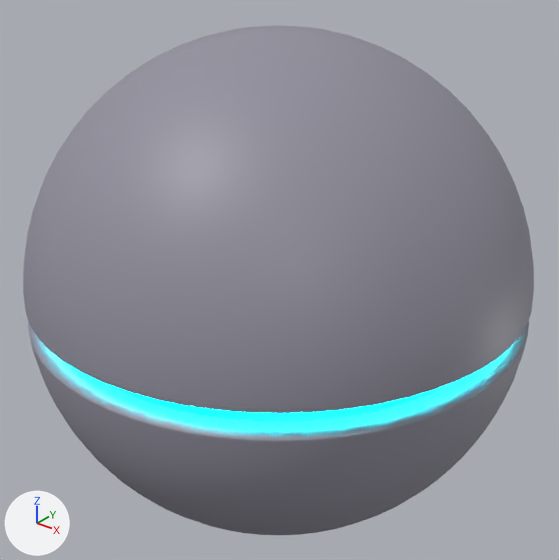
Two versions of the OBJ model assets/models/ball_meshes/neon_blue.obj, one commit apart.
Before and after are seen from a 50 mm camera at (0.903, -1.125, 0.699) aimed at (0.001, 0.001, 0.0). Every picture has the same lights, and +X, +Y and +Z are marked at lower left. Where no turn or scale is listed for an object, it has been applied to the vertices.
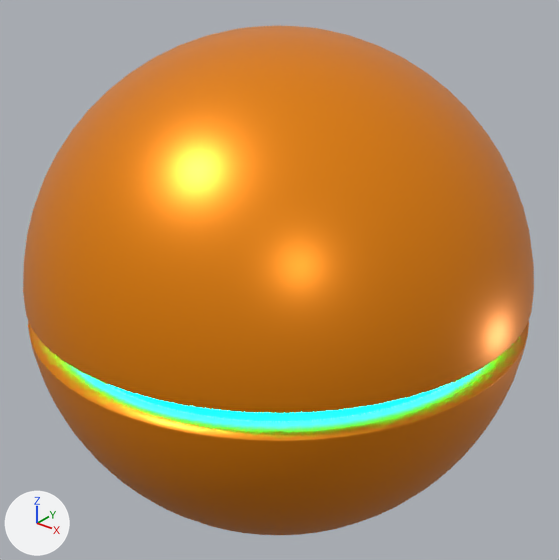
The newer file is also rescaled (x0.5) as a whole; pictures and numbers use the older file's frame.

Boxes (x1, y1, x2, y2) around the edits, measured in the pictures (559 x 560 px):
'Sphere', recoloured, surface changed (grey to orange): (23, 26, 534, 535) in both

The change in detail:
Material 'Metal' (mat_metal) changes colour from grey #93919e to orange #fb9000; in linear values from (0.29, 0.282, 0.343) to (0.963, 0.279, 0.0).
In material 'Metal' (mat_metal), metallic goes from 0.0 to 0.526.
In material 'Metal' (mat_metal), roughness goes from 0.5 to 0.346.
